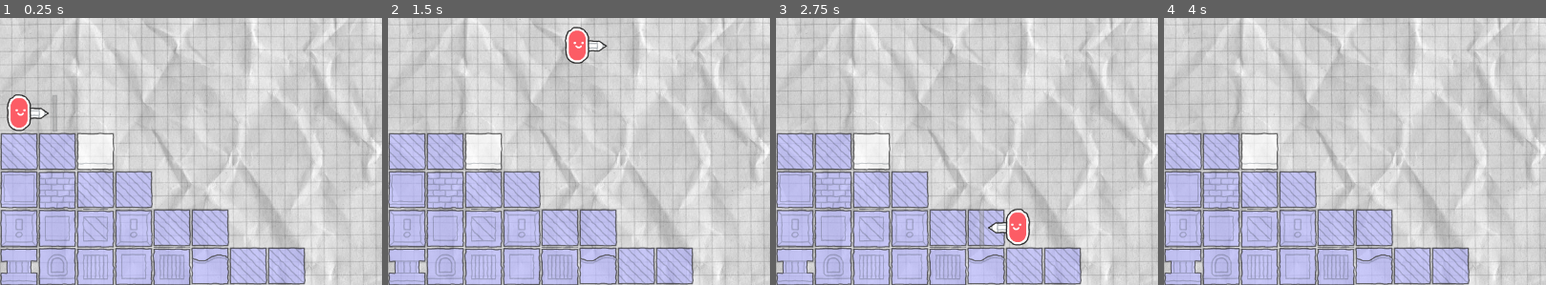
Above: before the commit, frames 1-4 (left to right).
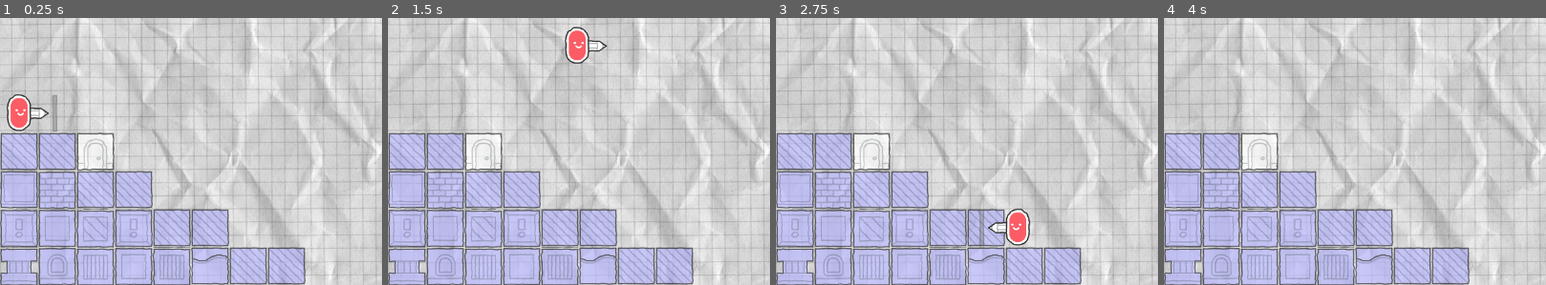
Above: after the commit, the same moments.

Repository: JD-909/DCUBA-JAM
Game: Godot game, scene res://scenes/levels/main_menu_level.tscn
The game is run twice, just before and just after one commit, with the same random seed, the same clock (stepped at 60 frames per second) and the same inputs.
Inputs:
- Up to frame 1 (0.25 s): no input
- Up to frame 2 (1.5 s): tap Enter at 0.5 s; hold D (right_key) from 0.53 s (still down); tap Q (eraser_key) at 0.6 s; tap Space (jump_key) at 0.77 s; tap E (pencil_key) at 1.35 s
- Up to frame 3 (2.75 s): tap Space (jump_key) at 1.52 s; release D (right_key) at 2.03 s; hold A (left_key) from 2.03 s (still down); tap Q (eraser_key) at 2.1 s
- Up to frame 4 (4 s): tap Space (jump_key) at 2.75, 3.02, 3.77 s; release A (left_key) at 2.78 s; hold D (right_key) from 2.78 s (still down); tap E (pencil_key) at 2.85 s; tap Q (eraser_key) at 3.6 s
The pictures show only the part of the screen within x 0-50%, y 29-79%; the shares and areas given below are measured in that part.

The runs differ from the first frame. In frame 1, 0.3% of the frame differs, in the area x 20-30%, y 43-58%; in frame 2, 0.3%; in frame 3, 0.3%; in frame 4, 0.3%.

Commit message:
lo demas que hice hoy

Diff:
--- a/artefacto-olvidado/scenes/drawer.tscn
+++ b/artefacto-olvidado/scenes/drawer.tscn
@@ -16,7 +16,7 @@
 height = 80.0
 
 [node name="Drawer" type="CharacterBody2D"]
-z_index = 2
+z_index = 3
 collision_layer = 5
 script = ExtResource("1_71w65")
 
--- a/artefacto-olvidado/scenes/drawn_body.gd
+++ b/artefacto-olvidado/scenes/drawn_body.gd
@@ -4,18 +4,22 @@
 const target_color : Color = Color(1.0, 0.588, 0.588, 1.0)
 const regular_color : Color = Color(1.0, 1.0, 1.0, 1.0)
 
-@export var is_permanent : bool
+var is_permanent : bool
 
 func be_drawn() -> void:
 	pass
 
 func be_erased() -> void:
-	queue_free()
+	if not is_permanent:
+		queue_free()
 
 func target() -> void:
-	pass
+	if not is_permanent:
+		$Sprite2D.modulate = target_color
+
 func untarget() -> void:
-	pass
+	if not is_permanent:
+		$Sprite2D.modulate = regular_color
 
 func get_permanency() -> bool:
 	return is_permanent
--- a/artefacto-olvidado/scenes/drawn_door.gd
+++ b/artefacto-olvidado/scenes/drawn_door.gd
@@ -1,40 +1,15 @@
-class_name PermanentDrawnBody
-extends DrawnBody
-
-var active_sprite : int = 0  # Posicion de la sprite actual
-var sprites : Array[Sprite2D]
+class_name DrawnDoor
+extends PermanentDrawnBody
 
 @onready var use_area_collision = $UseArea/CollisionShape2D
 
 @export var take_me_to : StringName = "res://scenes/levels/main_menu_level.tscn"
 
-func _ready() -> void:
-	is_permanent = true
+func when_drawn() -> void:
+	use_area_collision.disabled = false
 
-	for child in $Sprites.get_children():
-		sprites.append(child)
-
-func be_drawn() -> void:
-	if active_sprite < sprites.size()-1:
-		active_sprite += 1
-		sprites[active_sprite].visible = true
-		sprites[active_sprite].modulate = regular_color
-		use_area_collision.disabled = false
-
-func be_erased() -> void:
-	if active_sprite > 0:
-		sprites[active_sprite].visible = false
-		active_sprite -= 1
-		use_area_collision.disabled = true
-
-func target() -> void:
-	if active_sprite < sprites.size()-1:
-		sprites[active_sprite+1].visible = true
-		sprites[active_sprite+1].modulate = Color8(255,255,255,127)
-
-func untarget() -> void:
-	if active_sprite < sprites.size()-1:
-		sprites[active_sprite+1].visible = false
+func when_erased() -> void:
+	use_area_collision.disabled = true
 
 func use_door() -> void:
 	get_tree().change_scene_to_file(take_me_to)
@@ -42,6 +17,5 @@
 func _on_use_area_body_entered(body: Node2D) -> void:
 	body.change_door($".")
 
-
 func _on_use_area_body_exited(body: Node2D) -> void:
 	body.change_door(null)
--- a/artefacto-olvidado/scenes/drawn_platform.gd
+++ b/artefacto-olvidado/scenes/drawn_platform.gd
@@ -5,9 +5,3 @@
 
 	if rotation != 0:
 		$CollisionShape2D.one_way_collision = false
-
-func target() -> void:
-	$Sprite2D.modulate = target_color
-
-func untarget() -> void:
-	$Sprite2D.modulate = regular_color
--- a/artefacto-olvidado/scenes/drawn_platform.tscn
+++ b/artefacto-olvidado/scenes/drawn_platform.tscn
@@ -7,7 +7,8 @@
 size = Vector2(64, 8)
 
 [node name="DrawnPlatform" type="StaticBody2D"]
-modulate = Color(0.50534403, 0.5053441, 0.50534403, 1)
+modulate = Color(0.5058824, 0.5058824, 0.5058824, 0.8627451)
+z_index = 1
 collision_layer = 3
 script = ExtResource("1_4e04t")
 metadata/_custom_type_script = "uid://cmmcux7byaa2m"
--- a/artefacto-olvidado/scenes/exit_door.tscn
+++ b/artefacto-olvidado/scenes/exit_door.tscn
@@ -13,7 +13,8 @@
 [node name="ExitDoor" type="StaticBody2D"]
 collision_layer = 2
 script = ExtResource("1_lxrmt")
-metadata/_custom_type_script = "uid://de2yx75pg7o4r"
+active_sprite = 1
+metadata/_custom_type_script = "uid://rqgetrwpws36"
 
 [node name="CollisionShape2D" type="CollisionShape2D" parent="."]
 shape = SubResource("RectangleShape2D_ti4c3")
@@ -24,7 +25,6 @@
 texture = ExtResource("1_yk4m6")
 
 [node name="DrawnSprite1" type="Sprite2D" parent="Sprites"]
-visible = false
 texture = ExtResource("1_7sac5")
 
 [node name="UseArea" type="Area2D" parent="."]
@@ -33,7 +33,6 @@
 
 [node name="CollisionShape2D" type="CollisionShape2D" parent="UseArea"]
 shape = SubResource("RectangleShape2D_lxrmt")
-disabled = true
 
 [connection signal="body_entered" from="UseArea" to="." method="_on_use_area_body_entered"]
 [connection signal="body_exited" from="UseArea" to="." method="_on_use_area_body_exited"]
Not shown, changed: artefacto-olvidado/scenes/drawn_door.gd.uid
Not shown: 1 places in artefacto-olvidado/scenes/exit_door.tscn that only renumber resources
